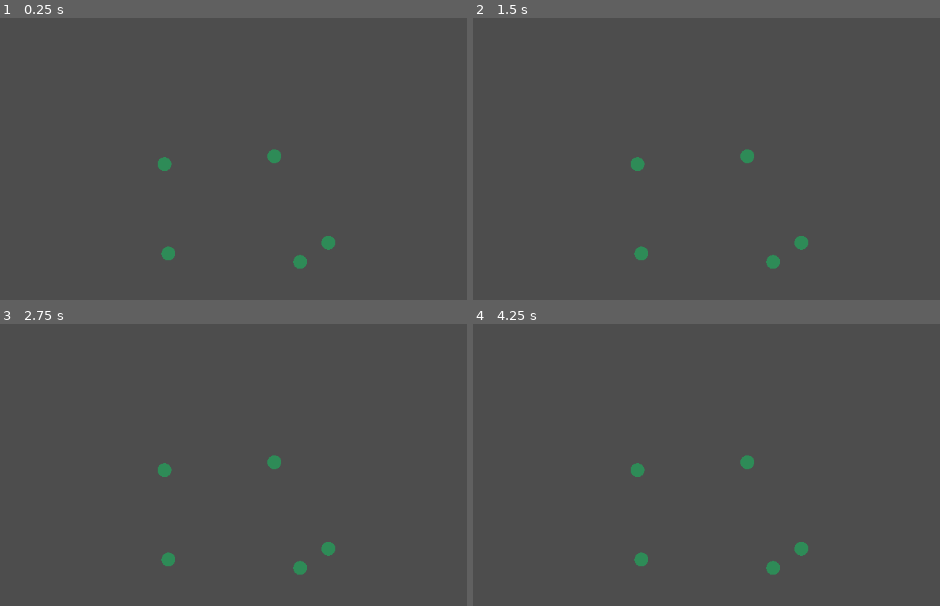
Above: before the commit, frames 1-4 (two rows, left to right).
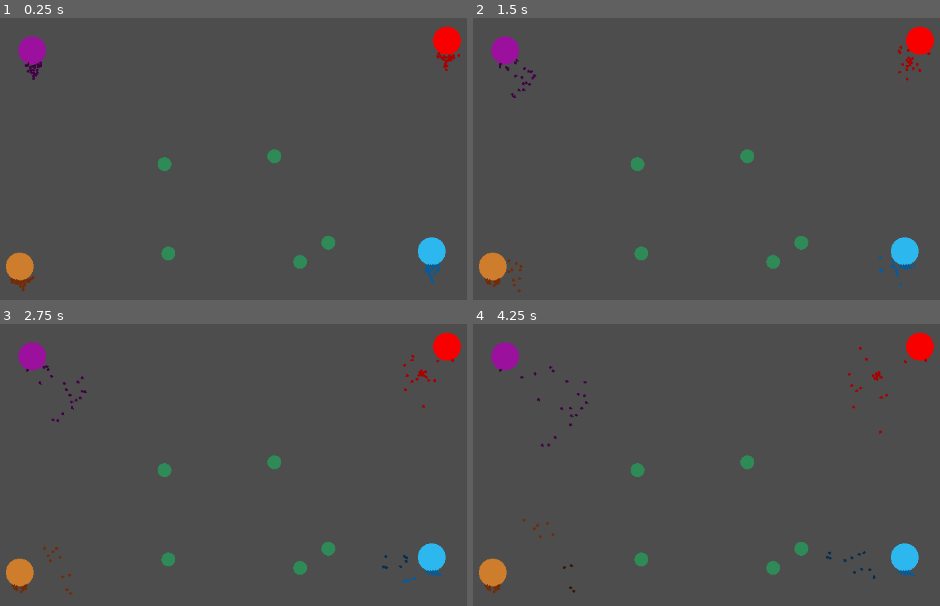
Above: after the commit, the same moments.

Repository: MalCaor/RucheTyr
Game: Godot game, scene res://Scene2d.tscn
The game is run twice, just before and just after one commit, with the same random seed, the same clock (stepped at 60 frames per second) and the same inputs.
Inputs:
- Up to frame 1 (0.25 s): no input
- Up to frame 2 (1.5 s): no input
- Up to frame 3 (2.75 s): no input
- Up to frame 4 (4.25 s): no input

The runs differ from the first frame. In frame 1, 2.3% of the frame differs, in the area x 1-99%, y 3-98%; in frame 2, 2.3%; in frame 3, 2.4%; in frame 4, 2.4%, in the area x 1-99%, y 3-96%.

Commit message:
ruche food = 5

Diff:
--- a/ruche.gd
+++ b/ruche.gd
@@ -4,7 +4,7 @@
 
 var list_tyr: Array[Node] = []
 var hormagaunt = load("res://Tyr/hormagaunt.tscn")
-var food_quantity=0
+var food_quantity=5
 
 @export var couleur = Color.VIOLET
 
